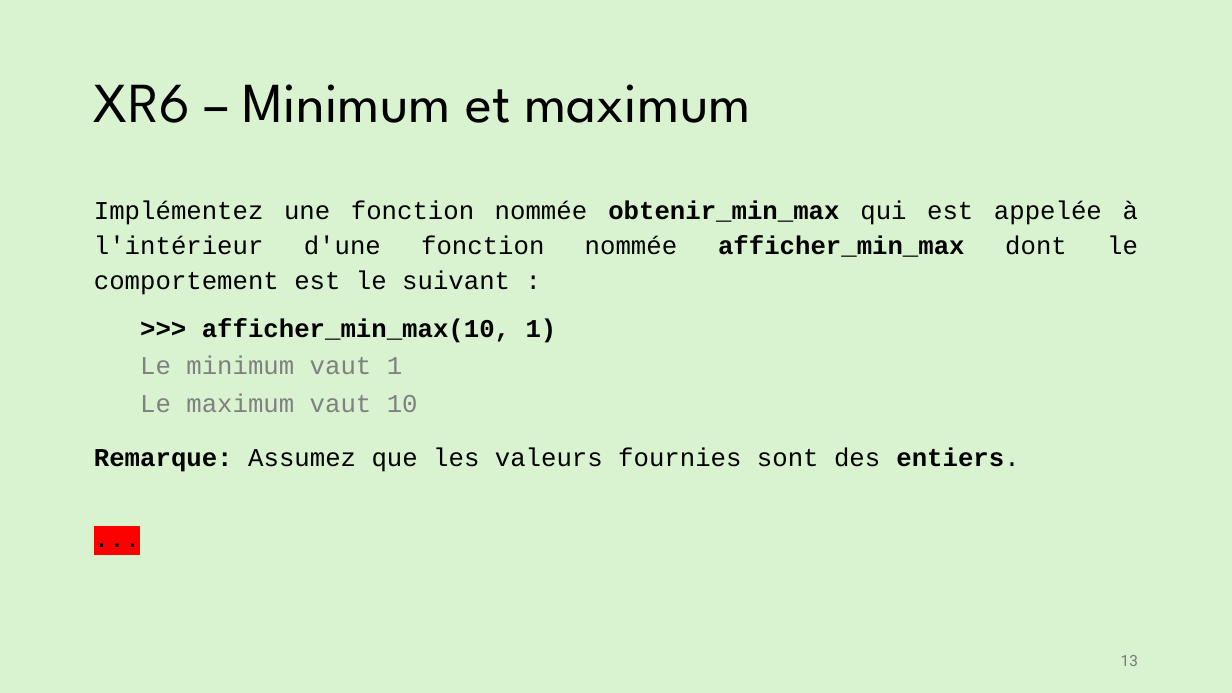
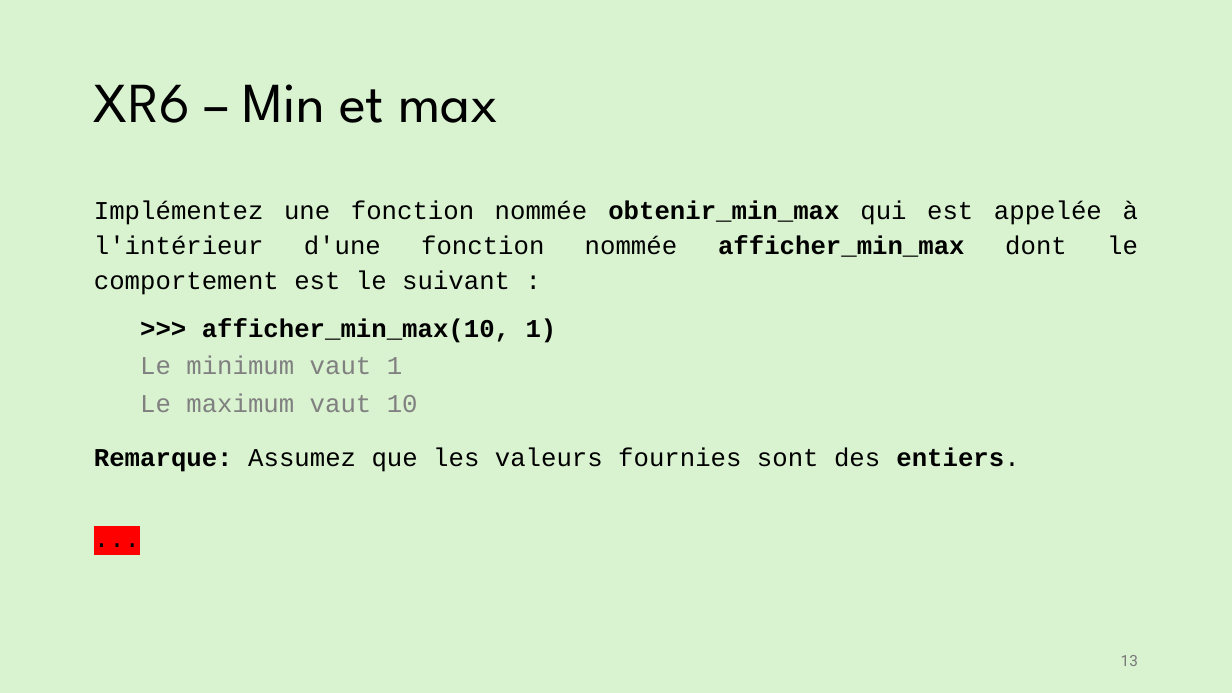
Before and after one commit to iannickgagnon/sagedays_iannick_2026, a slide deck: slide 13 of python_1/presentation_python_1.pptx. Drawn at 1232x693 pixels with LibreOffice and Linux fonts; fonts in the diff are those of the drawing. Boxes give left, top, right and bottom in pixels: in the first picture for what was removed or moved away, otherwise in the second. Text is boxed around its words. In the diff, an @@ line names an element or a change of style, - is before the commit and + after.

```diff
--- a/python_1/presentation_python_1.pptx
+++ b/python_1/presentation_python_1.pptx
@@ title at (94,84,498,123): text changed @@
-XR6 – Minimum et maximum
+XR6 – Min et max
```
Also in this commit, not shown: 5 other slides changed, 4 slides added, 1 slide removed.
